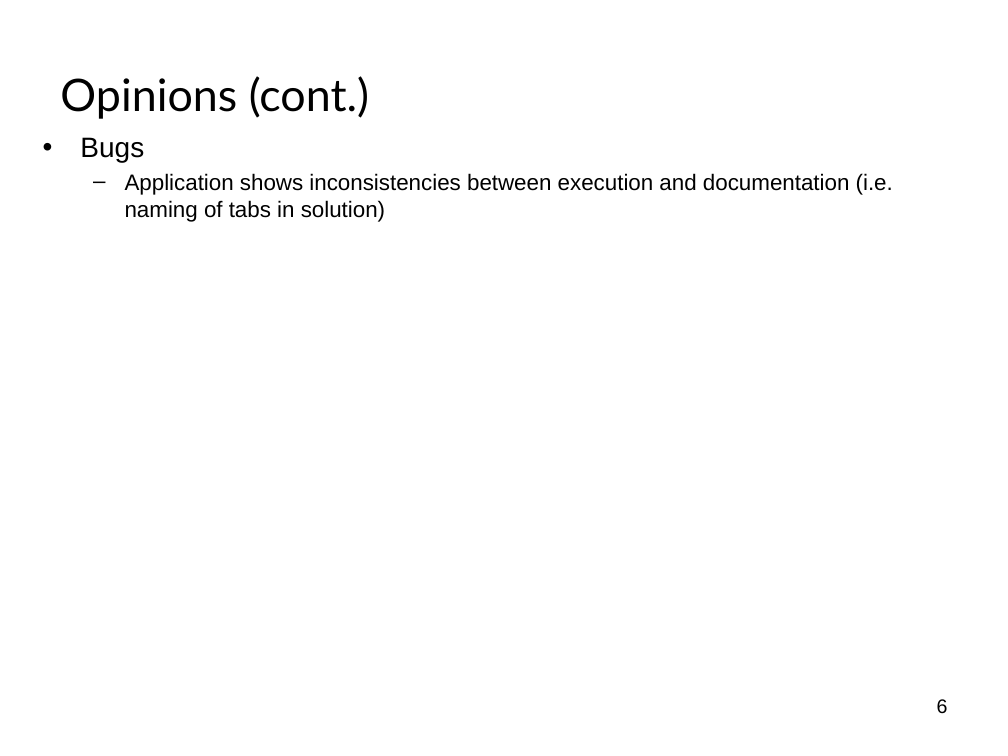
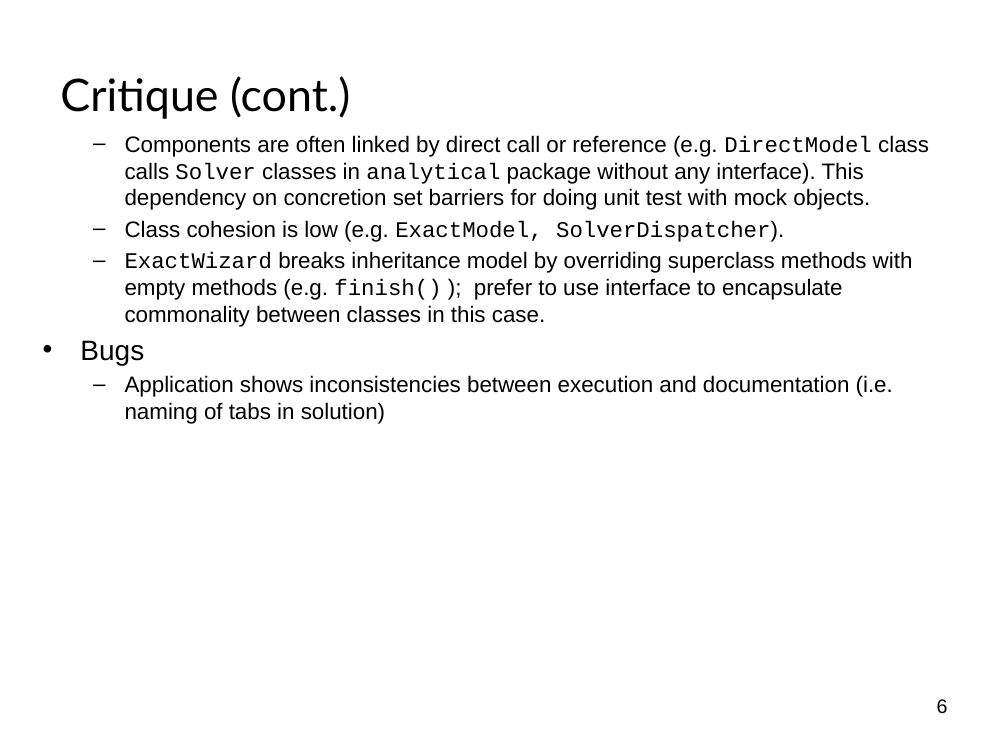
Before and after one commit to pavelgrib/SE_CW1, a slide deck: slide 8 of jmva_presentation.pptx (slide 7 before the commit). Drawn at 1008x756 pixels with LibreOffice and Linux fonts; fonts in the diff are those of the drawing; background and template pictures are left out. Boxes give left, top, right and bottom in pixels: in the first picture for what was removed or moved away, otherwise in the second. Text is boxed around its words. In the diff, an @@ line names an element or a change of style, - is before the commit and + after.

```diff
--- a/jmva_presentation.pptx
+++ b/jmva_presentation.pptx
@@ title at (60,76,350,119): text changed @@
-Opinions (cont.)
+Critique (cont.)
@@ text at (125,135,929,327): paragraphs added @@
+  – Components are often linked by direct call or reference (e.g. DirectModel class calls Solver classes in analytical package without any interface). This dependency on concretion set barriers for doing unit test with mock objects.
+  – Class cohesion is low (e.g. ExactModel, SolverDispatcher).
+  – ExactWizard breaks inheritance model by overriding superclass methods with empty methods (e.g. finish() ); prefer to use interface to encapsulate commonality between classes in this case.
```
Also in this commit, not shown: 1 other slide changed, 1 slide added.
